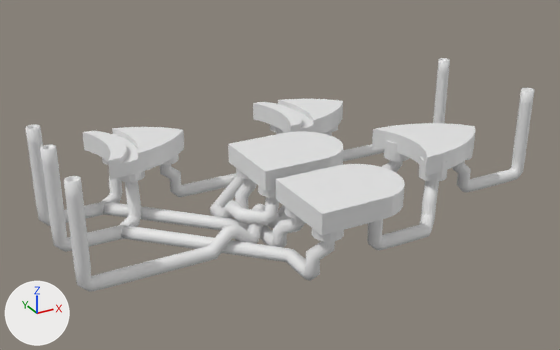
One commit to the Blender file Example/Full_Adder/full_adder.blend: the scene before it, then after it.
Both versions are drawn from a 50 mm lens placed at (-6.5, -21.2, 17.8), pointed at (11.0, 10.6, 1.8). Every picture has the same lights, and +X, +Y and +Z are marked at lower left.

In view in the first picture: 'AND_gate', 'AND_gate.001', 'OR_gate', 'Path_(0, 12, 5)-(3, 12, 0)', 'Path_(0, 15, 5)-(3, 15, 0)', 'Path_(0, 8, 5)-(9, 9, 1)', 'Path_(13.0, 5.0, 2.4)-(17.5, 6.5, 2.4)', 'Path_(20.5, 8.0, 2.4)-(25, 8, 5)', 'Path_(9.6, 3.8, 2.4)-(3, 12, 0)', 'Path_(9.6, 6.2, 2.4)-(3, 15, 0)', 'XOR_gate', 'XOR_gate.001'.
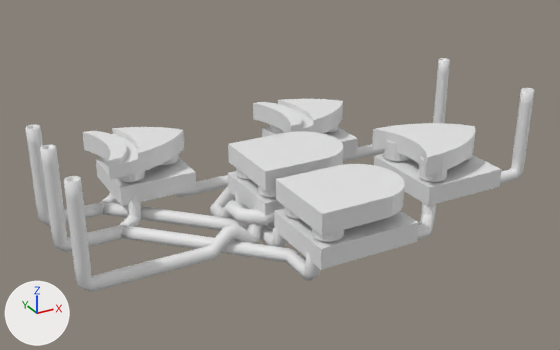
What differs and where, as boxes (x1, y1, x2, y2) in the pictures (560 x 350 px):
'Cube.003', added: after (274, 209, 419, 270)
'Cube.004', added: after (374, 154, 502, 206)
'Cube', added: after (96, 158, 196, 206)
'Cube.002', added: after (228, 171, 284, 216)
'Cube.001', added: after (262, 127, 358, 158)
'Path_(13.0, 5.0, 2.4)-(17.5, 6.5, 2.4)', unchanged, covered by the edit: before (367, 180, 439, 250); after (417, 202, 436, 240)

The change, as a diff of the scene's bpy script:
```diff
--- a/Example/Full_Adder/full_adder.blend.py
+++ b/Example/Full_Adder/full_adder.blend.py
@@ me_cube_084 @@
+me_cube_084.from_pydata(...)  # 146 vertices, 81 faces; spans x -1.0..1.0, y -1.0..1.0, z -1.0..1.0
@@ me_cube_083 @@
+me_cube_083.from_pydata(...)  # 134 vertices, 77 faces; spans x -1.0..1.0, y -1.0..1.0, z -1.0..1.0
@@ me_cube_082 @@
+me_cube_082.from_pydata(...)  # 210 vertices, 112 faces; spans x -1.0..1.0, y -1.0..1.0, z -1.0..1.0
@@ me_cube_081 @@
+me_cube_081.from_pydata(...)  # 144 vertices, 81 faces; spans x -1.0..1.0, y -1.0..1.0, z -1.0..1.0
@@ me_cube_080 @@
+me_cube_080.from_pydata(...)  # 144 vertices, 81 faces; spans x -1.0..1.0, y -1.0..1.0, z -1.0..1.0
@@ ob_cube_004 @@
+ob_cube_004 = bpy.data.objects.new('Cube.004', me_cube_084)
+ob_cube_004.location = (19.0, 8.0, 1.4)
+ob_cube_004.scale = (2.35, 2.35, 0.5)
@@ ob_cube_003 @@
+ob_cube_003 = bpy.data.objects.new('Cube.003', me_cube_083)
+ob_cube_003.location = (11.3, 5.0, 1.4)
+ob_cube_003.scale = (2.55, 2.05, 0.5)
@@ ob_cube_002 @@
+ob_cube_002 = bpy.data.objects.new('Cube.002', me_cube_082)
+ob_cube_002.location = (11.3, 10.0, 1.4)
+ob_cube_002.scale = (2.55, 2.05, 0.5)
@@ ob_cube_001 @@
+ob_cube_001 = bpy.data.objects.new('Cube.001', me_cube_081)
+ob_cube_001.location = (15.35, 15.0, 1.4)
+ob_cube_001.scale = (2.0, 2.05, 0.5)
@@ ob_cube @@
+ob_cube = bpy.data.objects.new('Cube', me_cube_080)
+ob_cube.location = (5.35, 15.0, 1.4)
+ob_cube.scale = (2.0, 2.05, 0.5)
```
